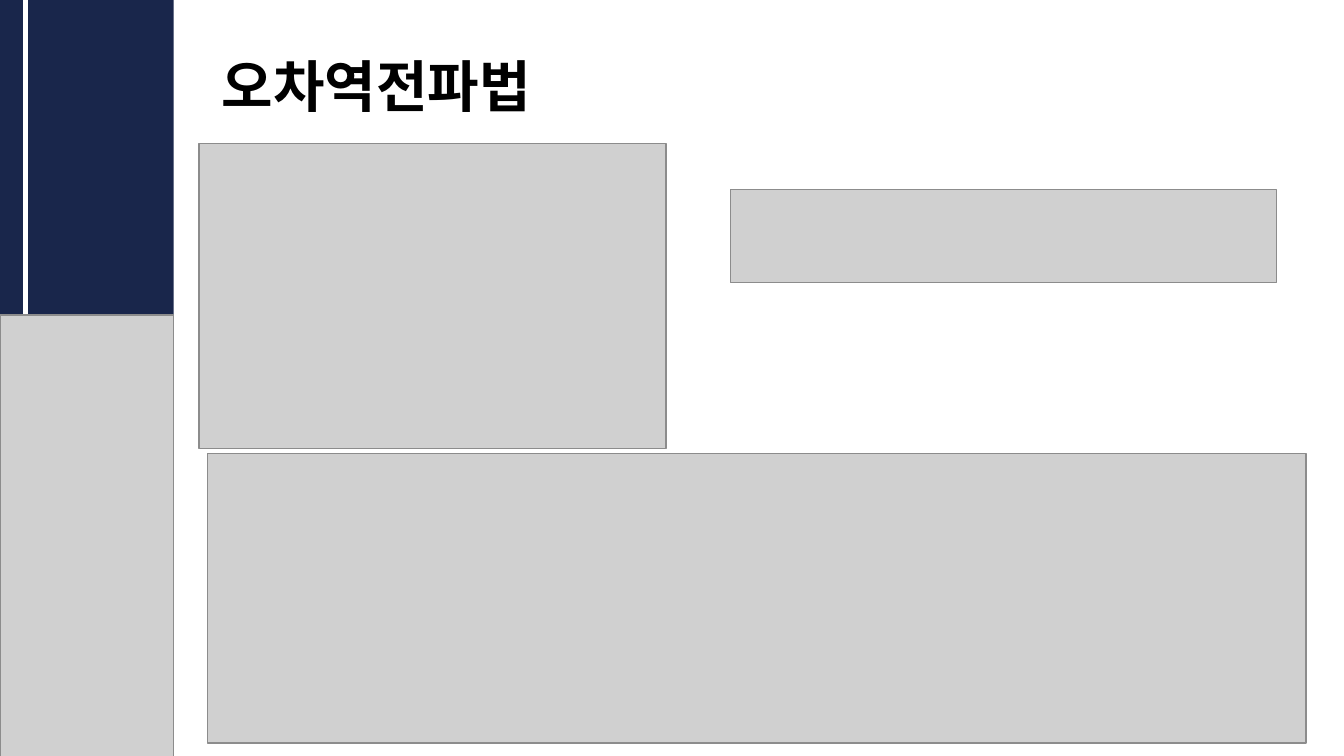
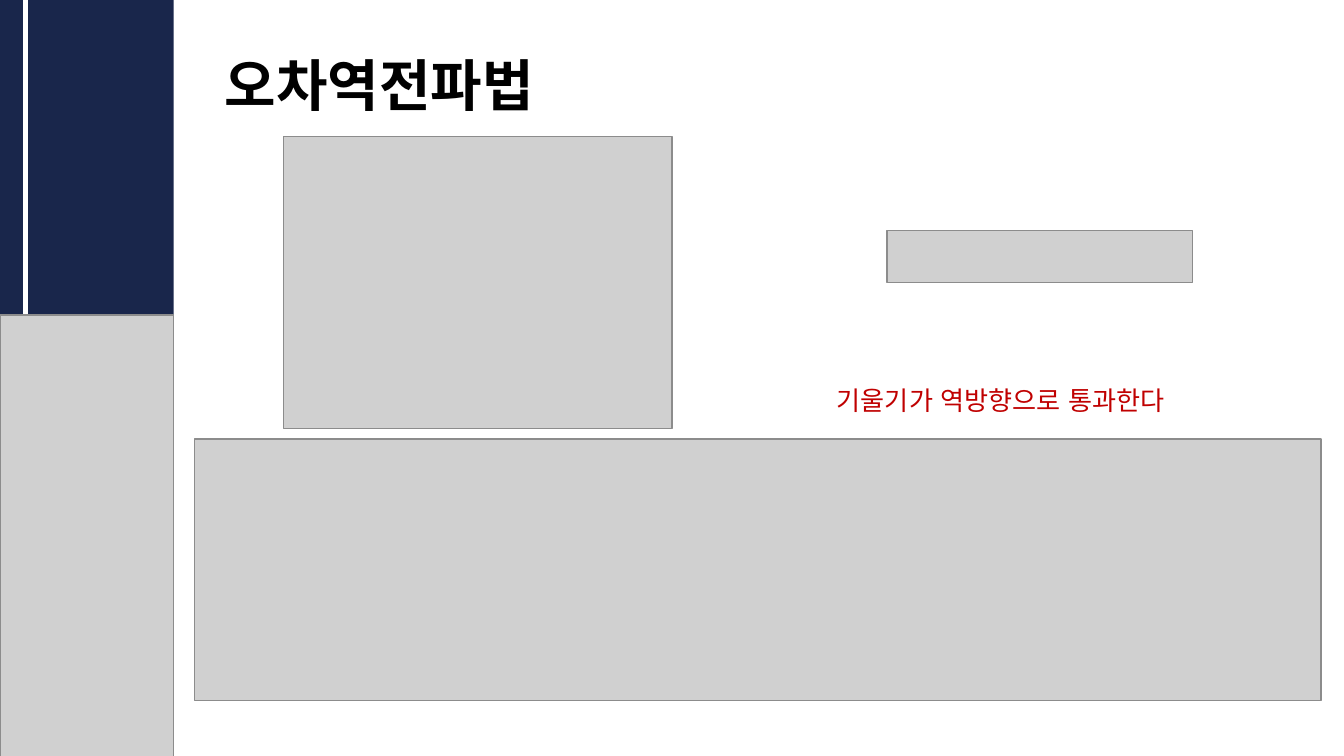
Before and after one commit to CUAI-CAU/2023-1_Study_DLfromScratch1, a slide deck: slide 15 of 발표자료/CUAI_딥러닝__0523.pptx. Drawn at 1344x756 pixels with LibreOffice and Linux fonts; fonts in the diff are those of the drawing; grey boxes stand for pictures. Boxes give left, top, right and bottom in pixels: in the first picture for what was removed or moved away, otherwise in the second. Text is boxed around its words. In the diff, an @@ line names an element or a change of style, - is before the commit and + after.

```diff
--- a/발표자료/CUAI_딥러닝__0523.pptx
+++ b/발표자료/CUAI_딥러닝__0523.pptx
@@ picture resized from (x1=199, y1=144, x2=667, y2=449) to (x1=284, y1=137, x2=672, y2=429) @@
@@ picture resized from (x1=731, y1=190, x2=1277, y2=282) to (x1=887, y1=230, x2=1192, y2=282) @@
@@ text added at (x1=837, y1=388, x2=1164, y2=412), 14 pt, text #C00000 @@
+기울기가 역방향으로 통과한다
@@ picture resized from (x1=207, y1=453, x2=1306, y2=742) to (x1=195, y1=439, x2=1321, y2=702) @@
```
Also in this commit, not shown: 3 other slides changed.
